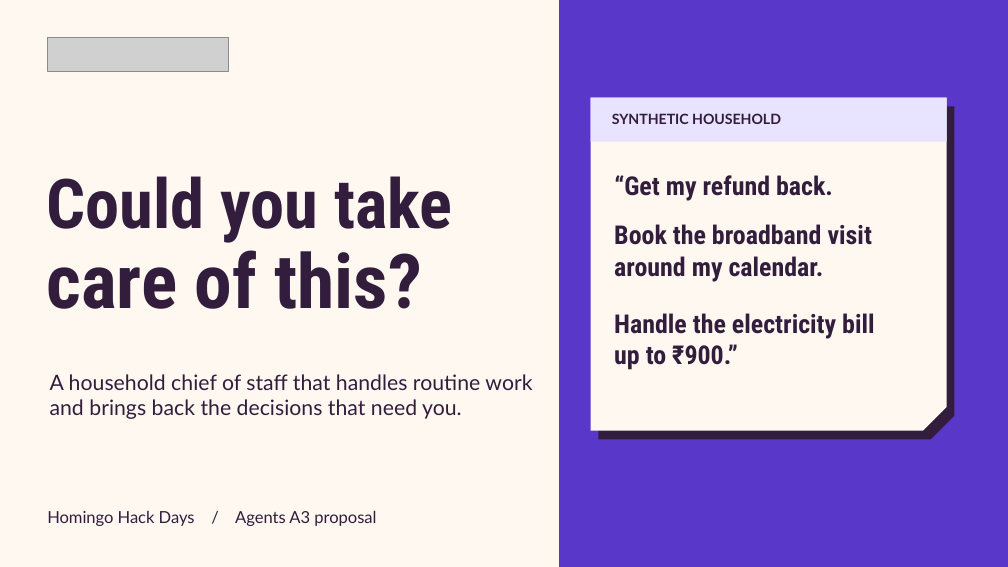
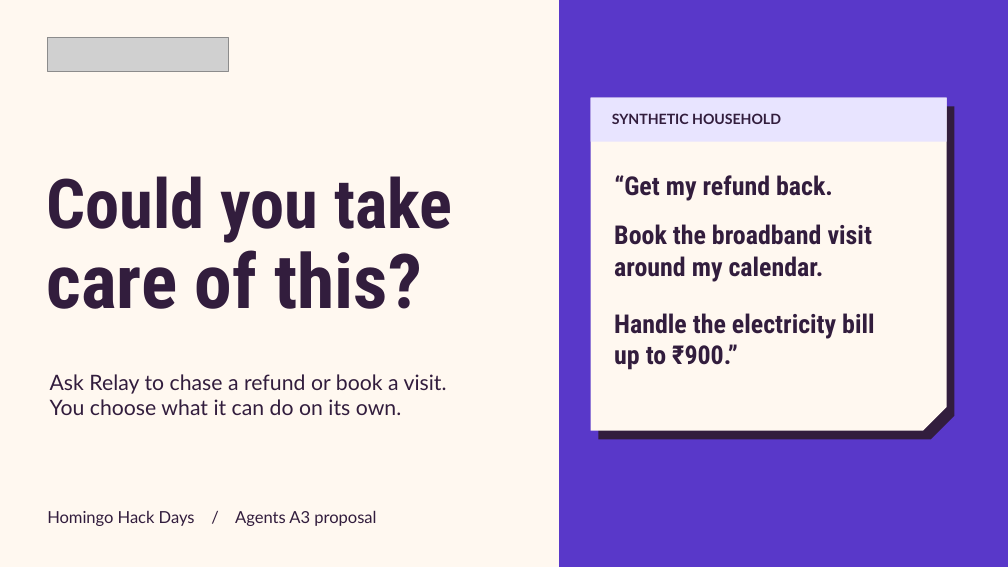
Before and after one commit to Junaid2-7777/relay-desk, a slide deck: slide 1 of docs/relay-desk-pitch.pptx. Drawn at 1008x567 pixels with LibreOffice and Linux fonts; fonts in the diff are those of the drawing; grey boxes stand for pictures. Boxes give left, top, right and bottom in pixels: in the first picture for what was removed or moved away, otherwise in the second. Text is boxed around its words. In the diff, an @@ line names an element or a change of style, - is before the commit and + after.

```diff
--- a/docs/relay-desk-pitch.pptx
+++ b/docs/relay-desk-pitch.pptx
@@ text at (50, 374, 447, 415): text changed @@
-A household chief of staff that handles routine work
-and brings back the decisions that need you.
+Ask Relay to chase a refund or book a visit.
+You choose what it can do on its own.
```
Also in this commit, not shown: 1 other slide changed.
